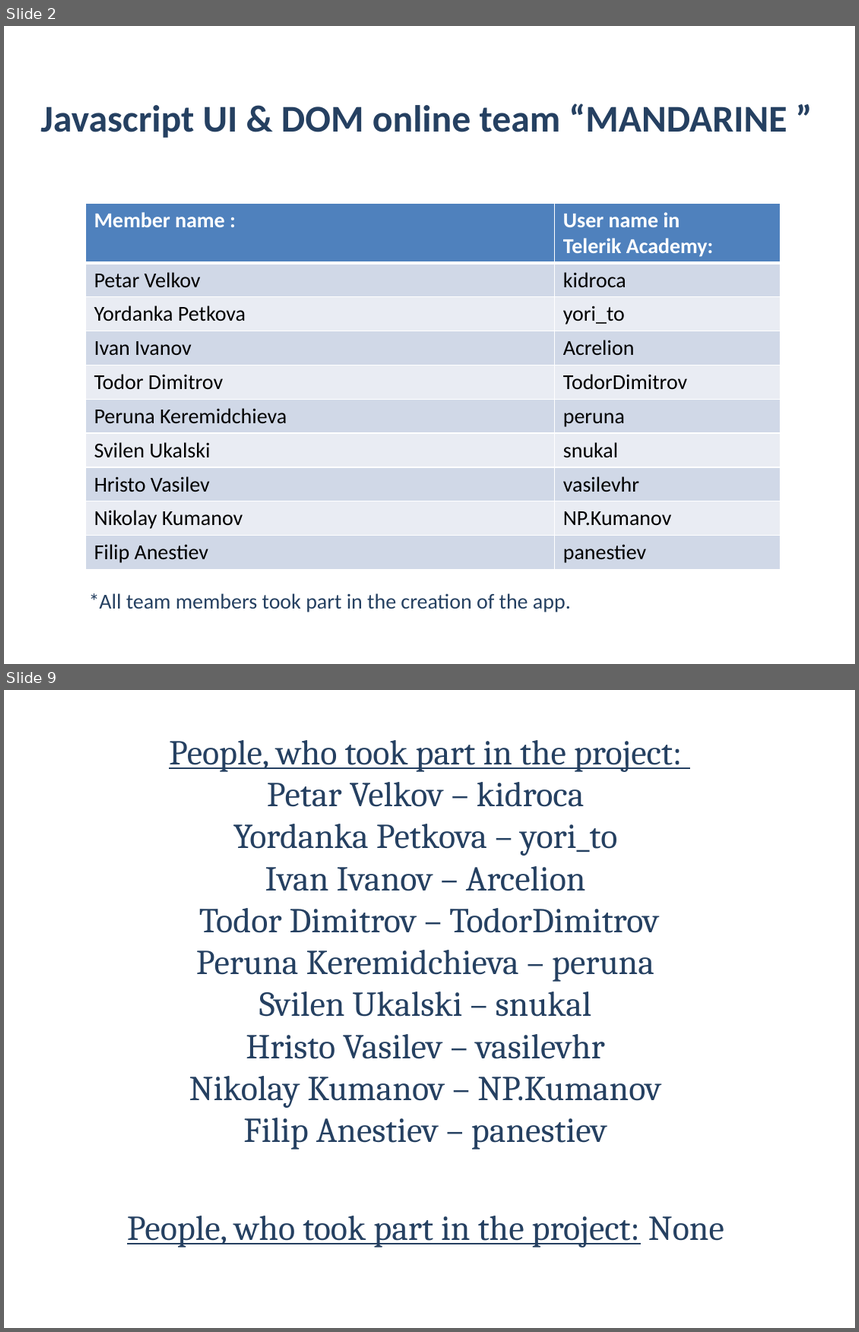
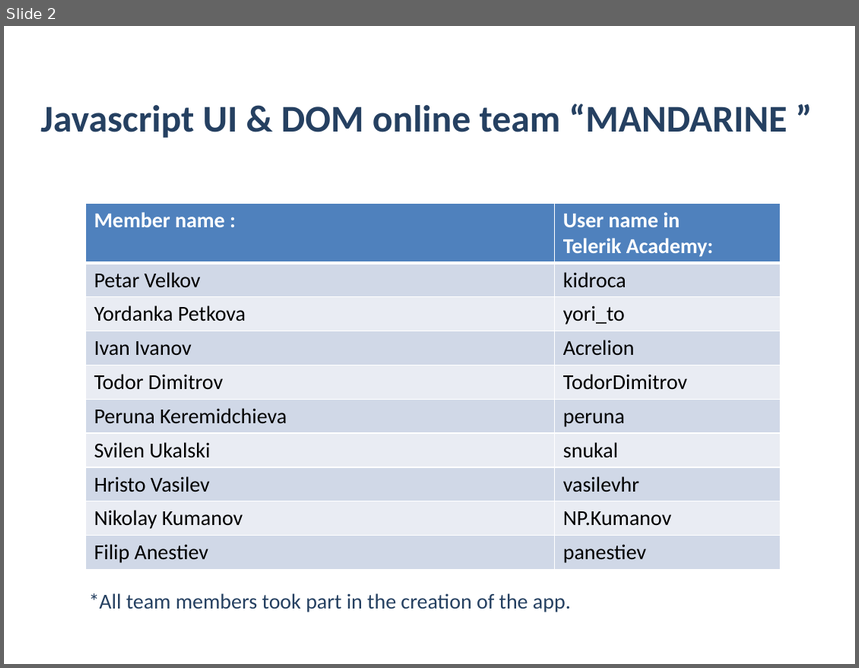
Before and after one commit to Acrelion/JS-Teamwork-Mandarine, a slide deck: Project Documentation/Presentation Mandarine.pptx. Shown one above the other, each under a label of ours: slides 2 and 9 before the commit, slide 2 after it; the slides between them are not shown. The pictures are 859x1332 and 859x668 pixels, drawn with LibreOffice and Linux fonts; fonts in the diff are those of the drawing; background and template pictures are left out. Boxes give left, top, right and bottom in pixels: in the first picture for what was removed or moved away, otherwise in the second. Text is boxed around its words. In the diff, an @@ line names an element or a change of style, - is before the commit and + after.

```diff
--- a/Project Documentation/Presentation Mandarine.pptx
+++ b/Project Documentation/Presentation Mandarine.pptx
@@ slide 9 removed at box(4, 690, 855, 1328), background picture (left out) @@
@@ text removed at box(127, 740, 724, 1248) @@
-People, who took part in the project:
-Petar Velkov – kidroca
-Yordanka Petkova – yori_to
-Ivan Ivanov – Arcelion
-Todor Dimitrov – TodorDimitrov
-Peruna Keremidchieva – peruna
-Svilen Ukalski – snukal
-Hristo Vasilev – vasilevhr
-Nikolay Kumanov – NP.Kumanov
-Filip Anestiev – panestiev
-People, who took part in the project: None
```
Also in this commit, not shown: 2 slides changed, 2 slides added, 2 other slides removed.
